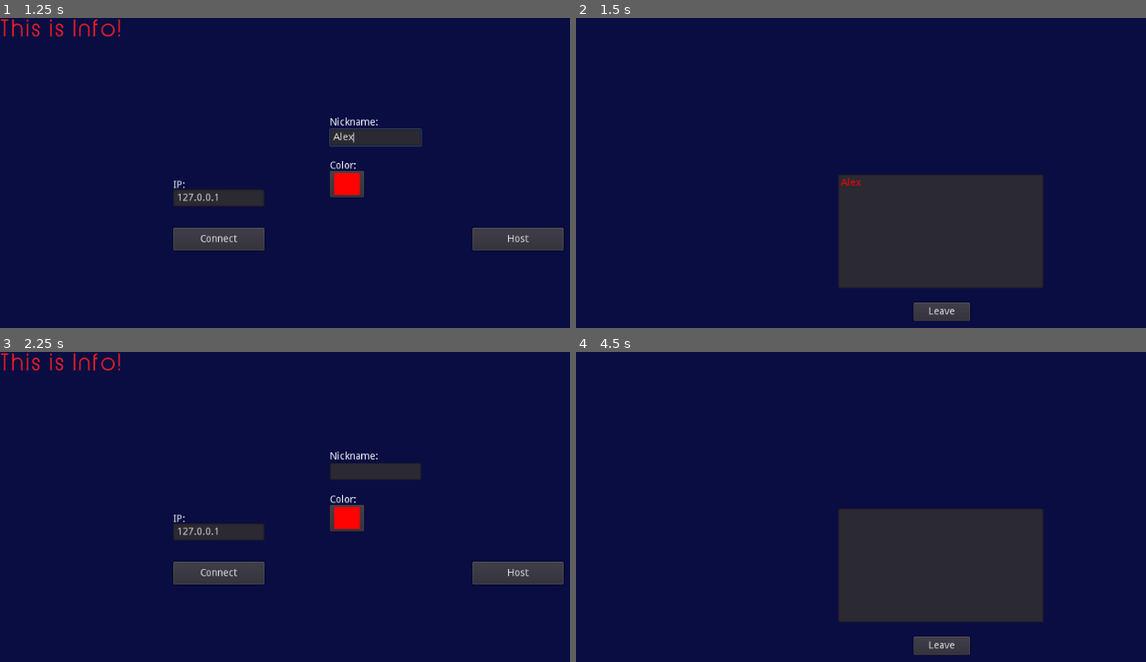
Above: before the commit, frames 1-4 (two rows, left to right).
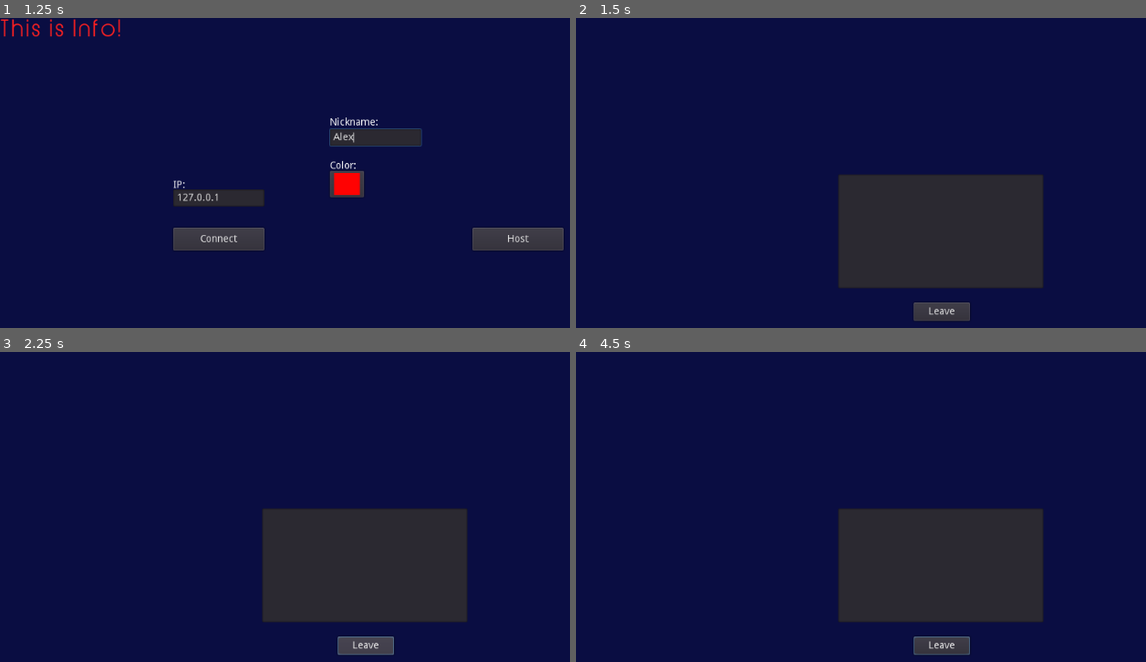
Above: after the commit, the same moments.

Repository: Mastermori/OSUNO
Game: Godot game, scene res://levels/Connector.tscn
The game is run twice, just before and just after one commit, with the same random seed, the same clock (stepped at 60 frames per second) and the same inputs.
Inputs (mouse positions are in pixels of both pictures, inside the frame that each line leads up to):
- Up to frame 1 (1.25 s): click (376, 138) at 0.52 s; type "Alex" at 0.6 s
- Up to frame 2 (1.5 s): click "Host" at 1.25 s
- Up to frame 3 (2.25 s): click "Leave" at 2 s
- Up to frame 4 (4.5 s): click (940, 646) at 2.75 s, where only the run after the commit has a clickable "Leave"; click (940, 646) at 3.5 s, where only the run after the commit has a clickable "Leave"; click (792, 572) at 4.25 s, where only the run before the commit has a clickable "Connect"

Frame 1 is identical in both runs. In frame 2, less than 0.1% of the frame differs, in the area x 46-51%, y 51-55%; in frame 3, 18%, in the area x 0-99%, y 0-98%; in frame 4, less than 0.1%.
Error after the commit: Parse Error: Unique global class "Lobby" already exists at path: res://systems/Lobby/Lobby.gd (res://systems/Networking/Lobby/Lobby.gd:3)

Commit message:
added file-editor addon from asset lib (this has to be added locally for every local repo)

Diff:
--- a/project.godot
+++ b/project.godot
@@ -17,7 +17,7 @@
 "base": "Control",
 "class": "Lobby",
 "language": "GDScript",
-"path": "res://systems/Networking/Lobby/Lobby.gd"
+"path": "res://systems/Lobby/Lobby.gd"
 }, {
 "base": "Node",
 "class": "Player",
@@ -40,6 +40,12 @@
 
 Network="*res://systems/Networking/Network.gd"
 Global="*res://systems/Networking/Global.gd"
+IconLoader="*res://addons/file-editor/scripts/IconLoader.gd"
+LastOpenedFiles="*res://addons/file-editor/scripts/LastOpenedFiles.gd"
+
+[editor_plugins]
+
+enabled=PoolStringArray( "file-editor" )
 
 [rendering]
 
